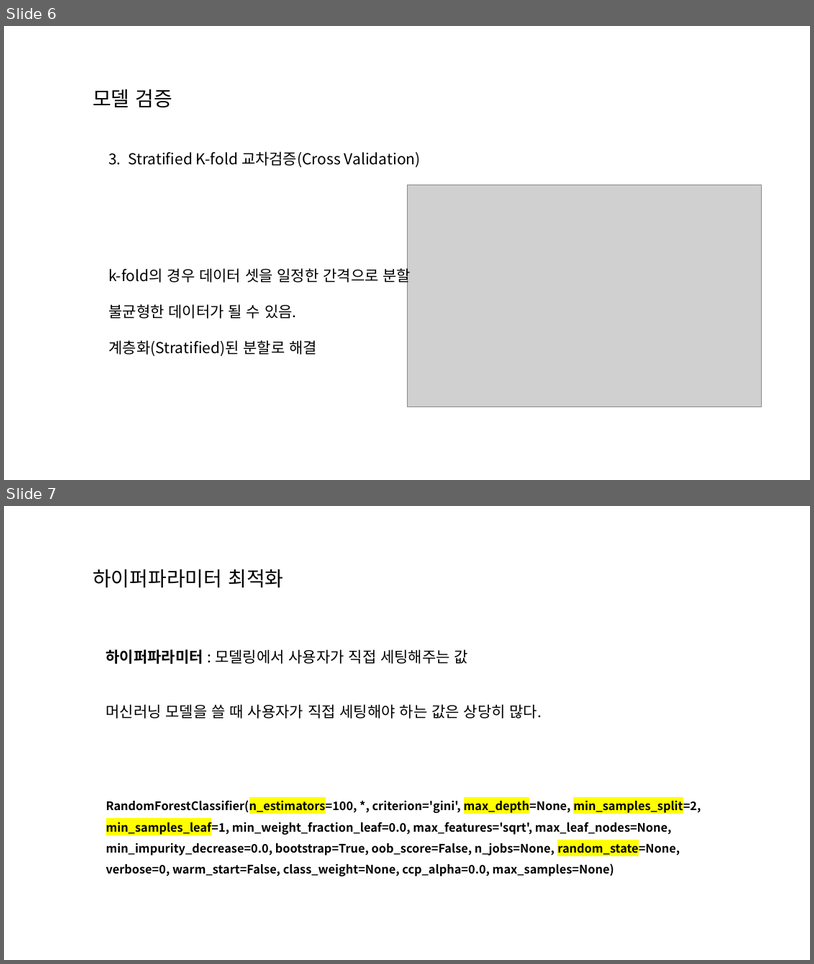
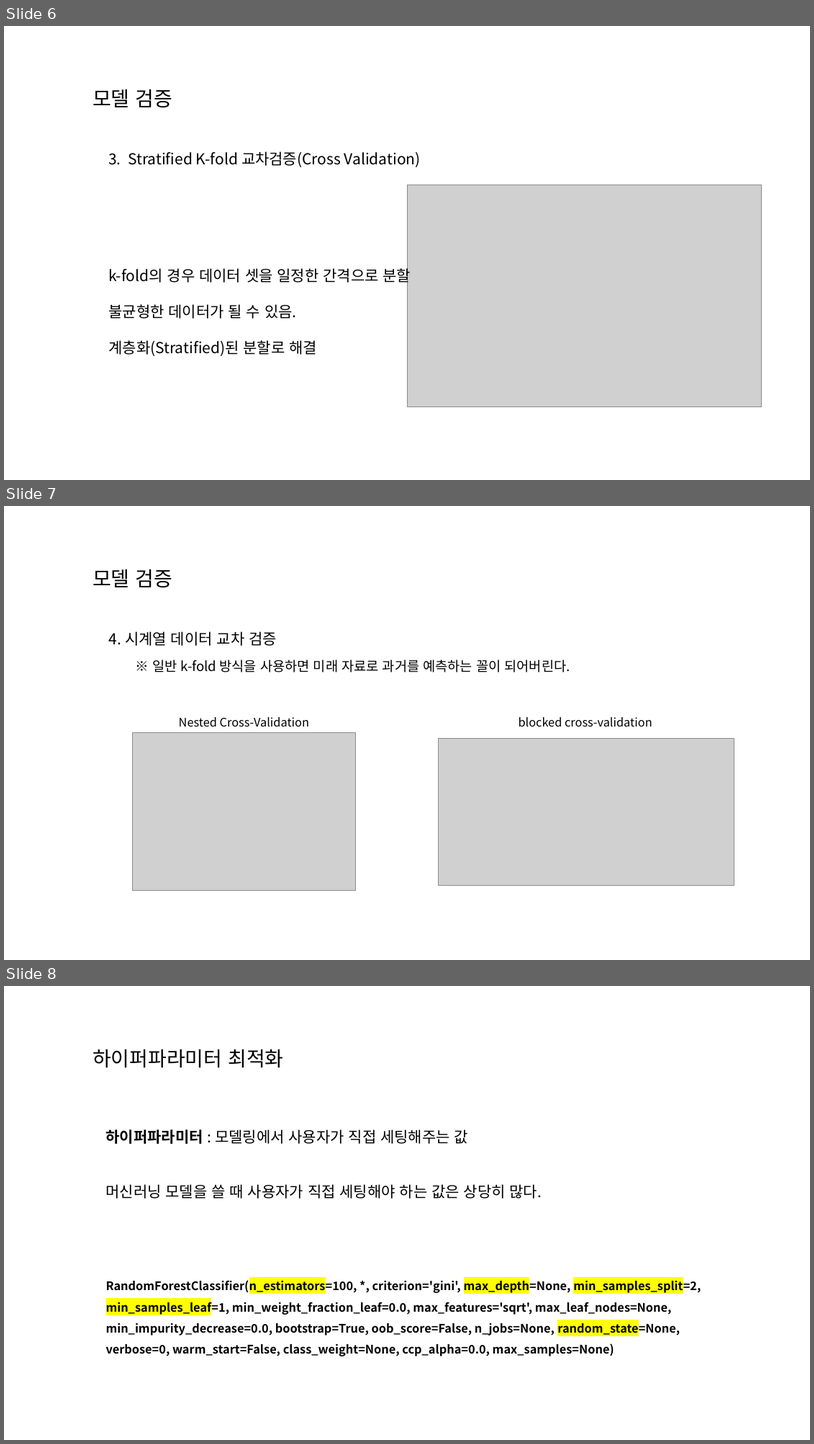
Before and after one commit to lsj7087/22.09-23.08_Baf_Management, a slide deck: 220924_session3/220924_세션3_모델평가_하이퍼파라미터튜닝.pptx. Shown one above the other, each under a label of ours: slides 6 and 7 before the commit, slides 6, 7 and 8 after it. The pictures are 814x964 and 814x1444 pixels, drawn with LibreOffice and Linux fonts; fonts in the diff are those of the drawing; grey boxes stand for pictures; background and template pictures are left out. Boxes give left, top, right and bottom in pixels: in the first picture for what was removed or moved away, otherwise in the second. Text is boxed around its words. In the diff, an @@ line names an element or a change of style, - is before the commit and + after.

```diff
--- a/220924_session3/220924_세션3_모델평가_하이퍼파라미터튜닝.pptx
+++ b/220924_session3/220924_세션3_모델평가_하이퍼파라미터튜닝.pptx
@@ slide 7 added at [4, 506, 810, 960], background picture (left out) @@
@@ text added at [93, 569, 172, 587], 24 pt, text #000000 @@
+모델 검증
@@ text added at [109, 631, 277, 646], 18 pt, text #000000 @@
+4. 시계열 데이터 교차 검증
@@ text added at [152, 659, 571, 672], 16 pt, text #000000 @@
+※ 일반 k-fold 방식을 사용하면 미래 자료로 과거를 예측하는 꼴이 되어버린다.
@@ text added at [179, 717, 309, 727], 14 pt, text #000000 @@
+Nested Cross-Validation
@@ text added at [519, 717, 653, 727], 14 pt, text #000000 @@
+blocked cross-validation
@@ picture added at [132, 732, 355, 890] @@
@@ picture added at [439, 738, 736, 885] @@
@@ what was slide 7 is now slide 8 @@
```
Also in this commit, not shown: 3 slides changed, 1 other file.
